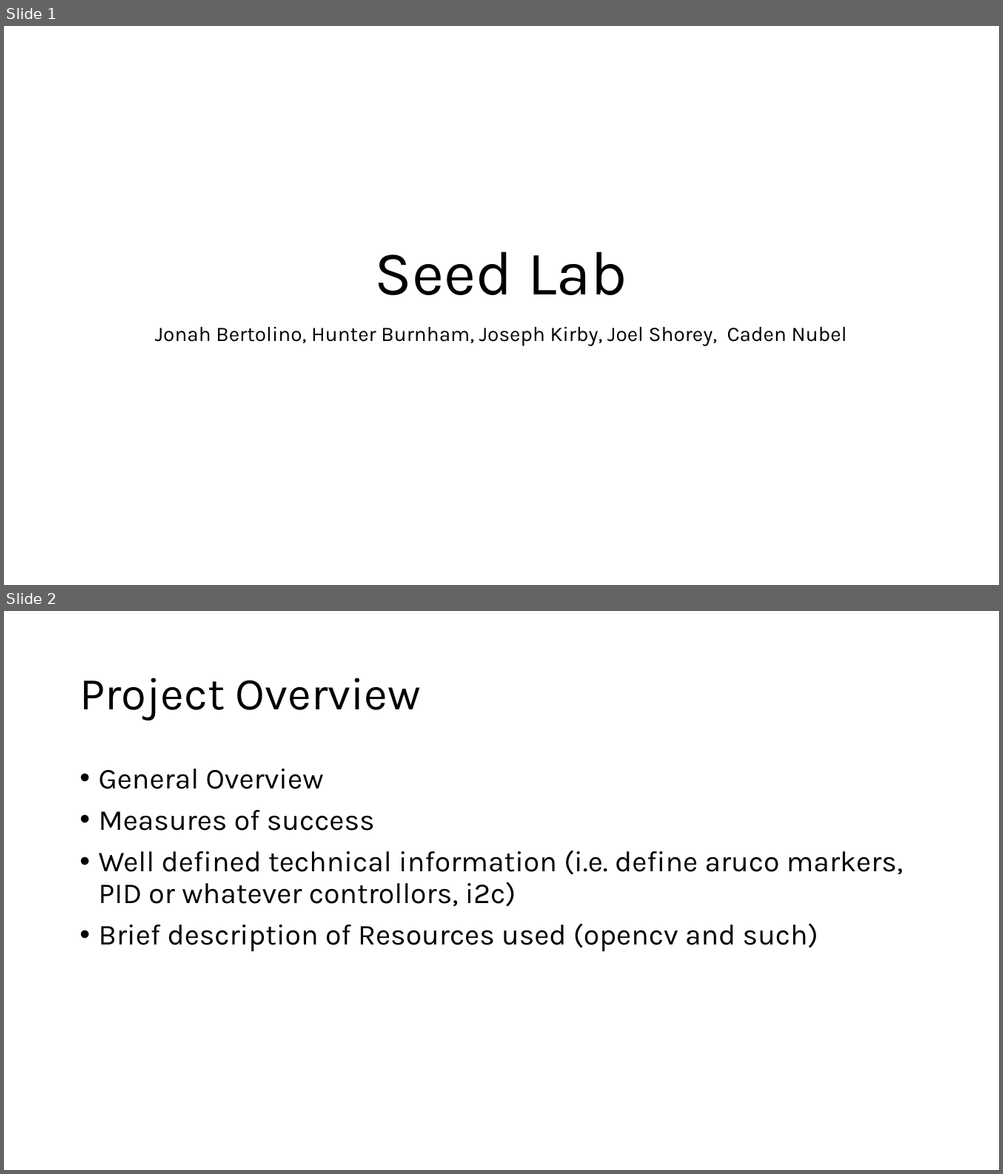
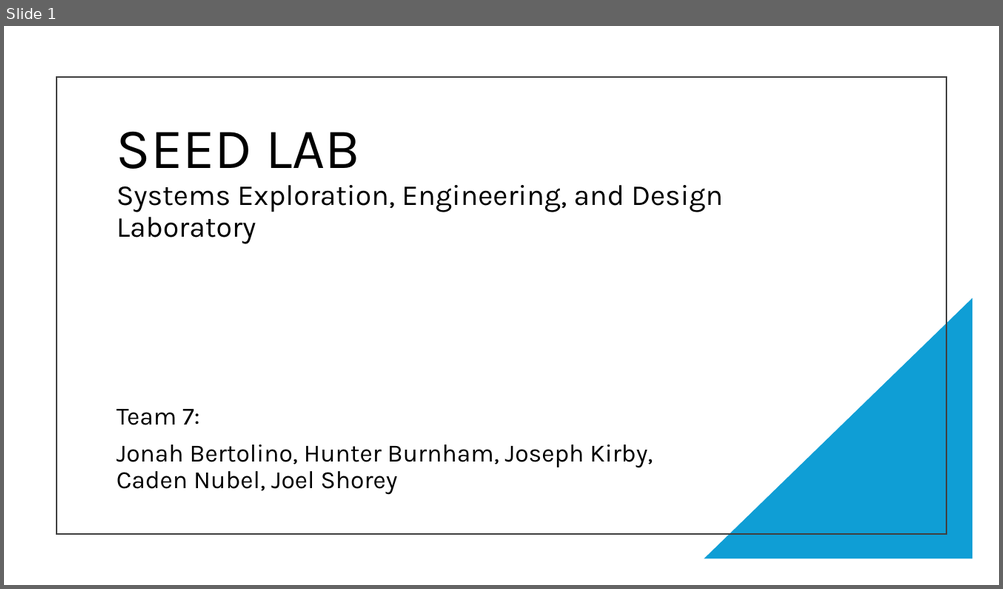
Before and after one commit to JonahBert/SeedLab, a slide deck: TeamPresentation/ProjectPresentation.pptx. Shown one above the other, each under a label of ours: slides 1 and 2 before the commit, slide 1 after it. The pictures are 1003x1174 and 1003x589 pixels, drawn with LibreOffice and Linux fonts; fonts in the diff are those of the drawing. Boxes give left, top, right and bottom in pixels: in the first picture for what was removed or moved away, otherwise in the second. Text is boxed around its words. In the diff, an @@ line names an element or a change of style, - is before the commit and + after.

```diff
--- a/TeamPresentation/ProjectPresentation.pptx
+++ b/TeamPresentation/ProjectPresentation.pptx
@@ slide 2 removed at [4,611,999,1170], background #FFFFFF @@
@@ title removed at [79,678,421,721] @@
-Project Overview
@@ text removed at [99,769,902,952] @@
-• General Overview
-• Measures of success
-• Well defined technical information (i.e. define aruco markers, PID or whatever controllors, i2c)
-• Brief description of Resources used (opencv and such)
@@ slide 1 changed as well @@
@@ rectangle added at [57,77,946,534], outline #404040 1.5 pt @@
@@ title at [116,131,723,244]: text changed; size 60 to 28 pt @@
-Seed Lab
+SEED LAB
+Systems Exploration, Engineering, and Design Laboratory
@@ right triangle added at [704,298,973,560], fill #0F9ED5 @@
@@ subtitle at [116,409,652,495]: text changed; size 20 to 24 pt @@
-Jonah Bertolino, Hunter Burnham, Joseph Kirby, Joel Shorey, Caden Nubel
+Team 7:
+Jonah Bertolino, Hunter Burnham, Joseph Kirby, Caden Nubel, Joel Shorey
```
Also in this commit, not shown: 18 slides added, 6 other slides removed, 3 other files.
